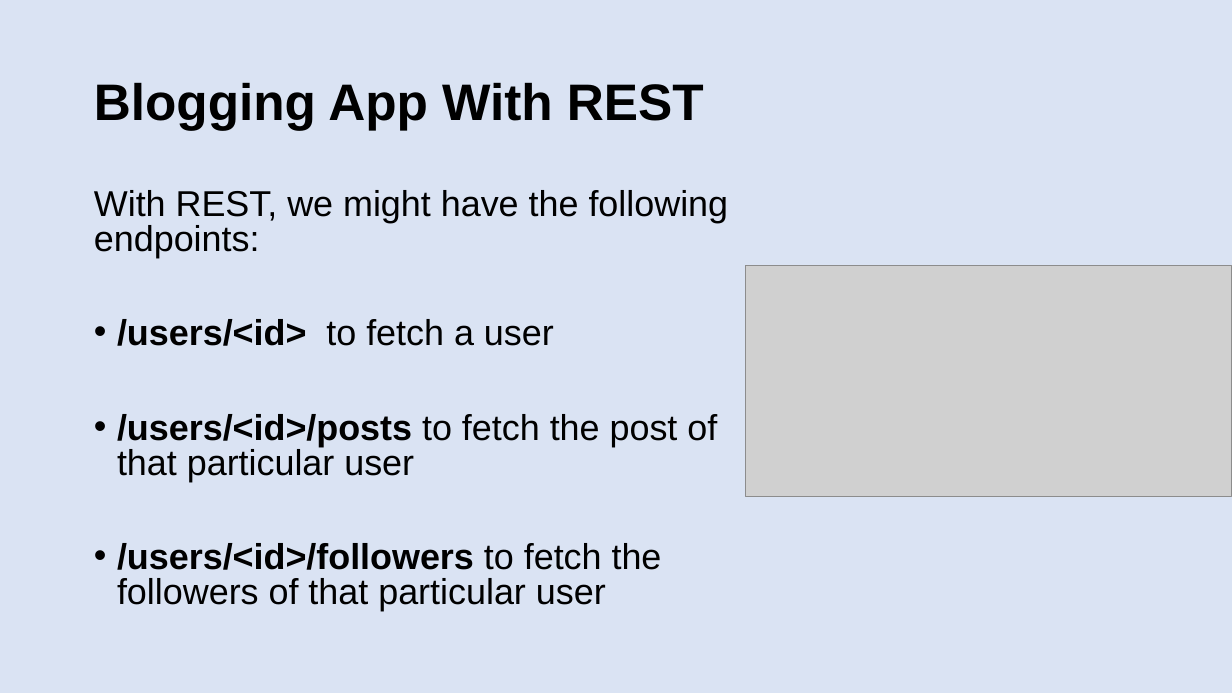
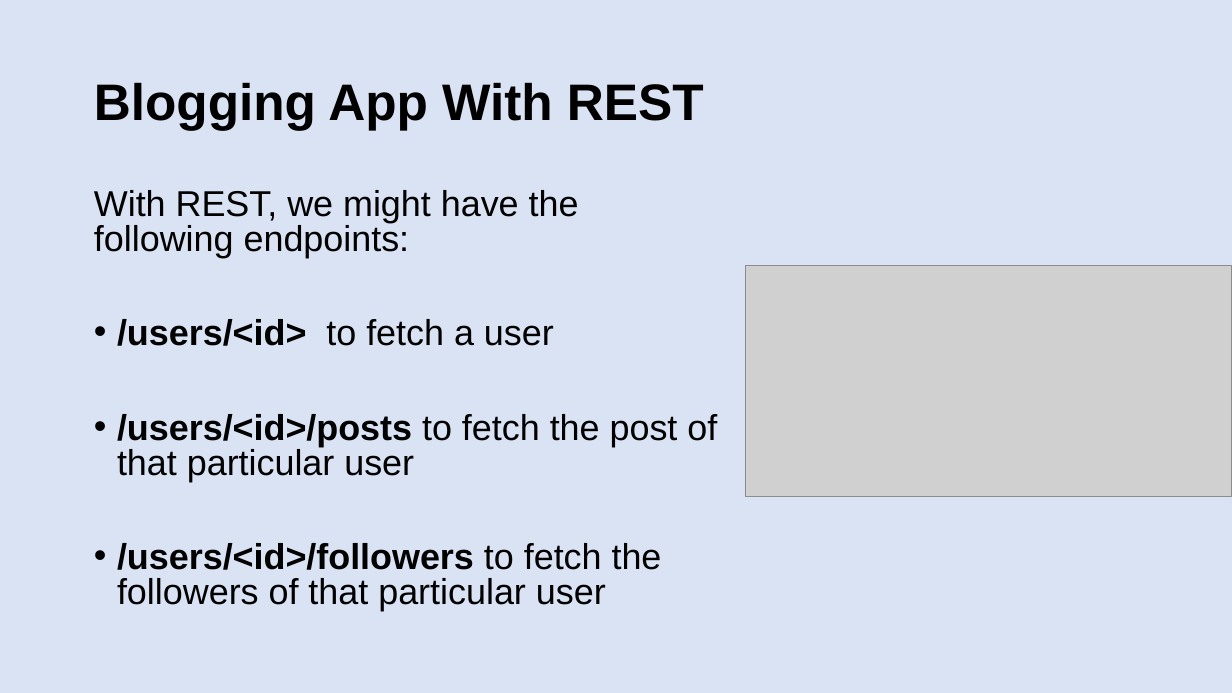
Before and after one commit to patelg123/graphql-presentation, a slide deck: slide 20 of current.pptx. Drawn at 1232x693 pixels with LibreOffice and Linux fonts; fonts in the diff are those of the drawing; grey boxes stand for pictures. Boxes give left, top, right and bottom in pixels: in the first picture for what was removed or moved away, otherwise in the second. Text is boxed around its words. In the diff, an @@ line names an element or a change of style, - is before the commit and + after.

```diff
--- a/current.pptx
+++ b/current.pptx
@@ text "With REST, we might have ..." rewrapped from (x1=94, y1=190, x2=729, y2=611) to (x1=94, y1=190, x2=717, y2=611) @@
```
Also in this commit, not shown: 5 other slides changed.
